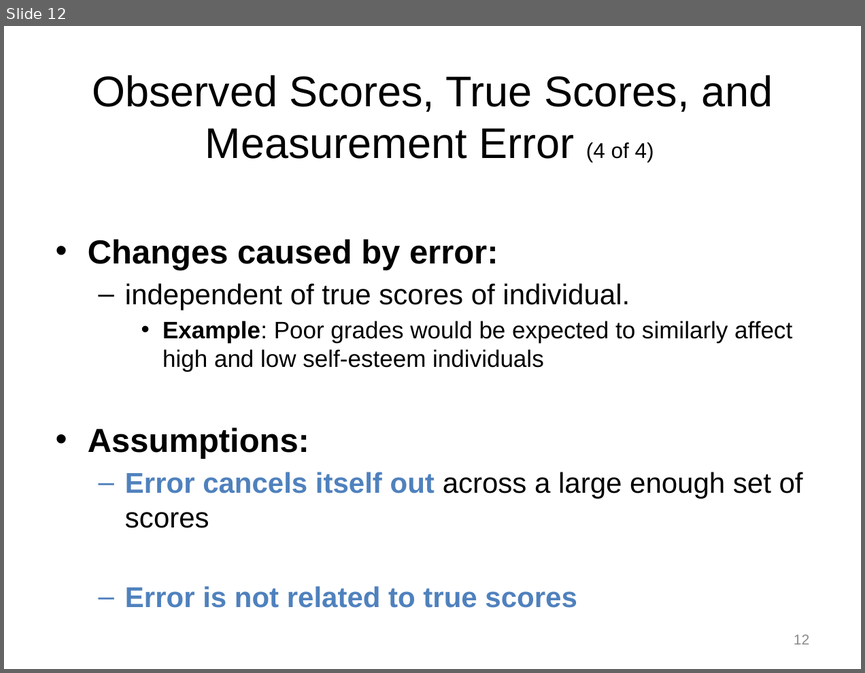
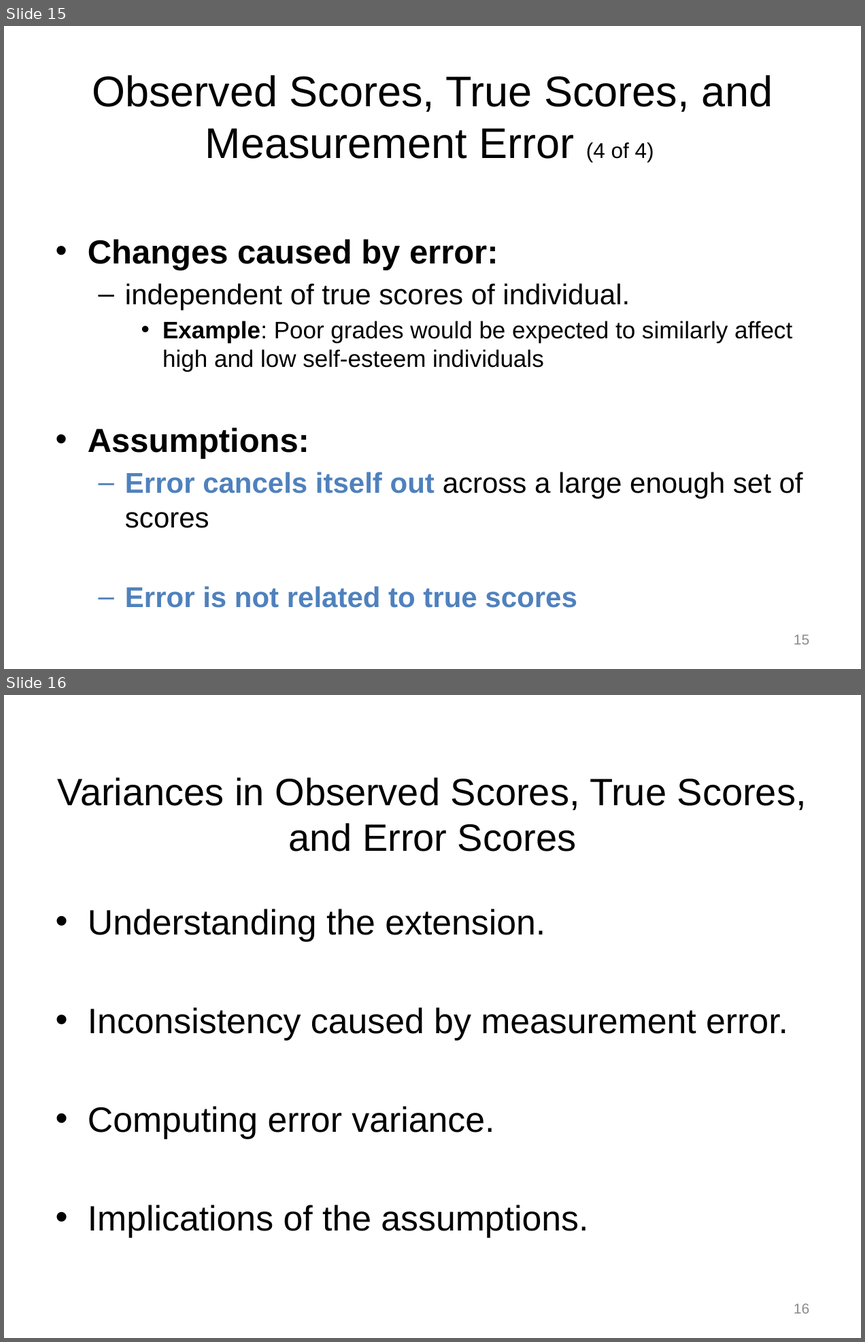
Before and after one commit to npm27/Teaching-Materials, a slide deck: Tests and Eval/Fall 25/Slides/5 Chapter 5.pptx. Shown one above the other, each under a label of ours: slide 12 before the commit, slides 15 and 16 after it. The pictures are 865x673 and 865x1342 pixels, drawn with LibreOffice and Linux fonts; fonts in the diff are those of the drawing. Boxes give left, top, right and bottom in pixels: in the first picture for what was removed or moved away, otherwise in the second. Text is boxed around its words. In the diff, an @@ line names an element or a change of style, - is before the commit and + after.

```diff
--- a/Tests and Eval/Fall 25/Slides/5 Chapter 5.pptx
+++ b/Tests and Eval/Fall 25/Slides/5 Chapter 5.pptx
@@ slide 16 added at <box>4,695,861,1338</box>, background #FFFFFF @@
@@ title added at <box>58,777,806,851</box>, 32 pt, text #000000 @@
+Variances in Observed Scores, True Scores, and Error Scores
@@ text added at <box>88,909,788,1237</box>, 29.6 pt, text #000000 @@
+• Understanding the extension.
+• Inconsistency caused by measurement error.
+• Computing error variance.
+• Implications of the assumptions.
@@ page number added at <box>793,1303,809,1313</box>, 12 pt, text #8C8C8C @@
+16
@@ what was slide 12 is now slide 15 @@
@@ page number at <box>793,634,809,644</box>: text changed @@
-12
+15
```
Also in this commit, not shown: 4 slides changed, 3 other slides added, 39 other files.
